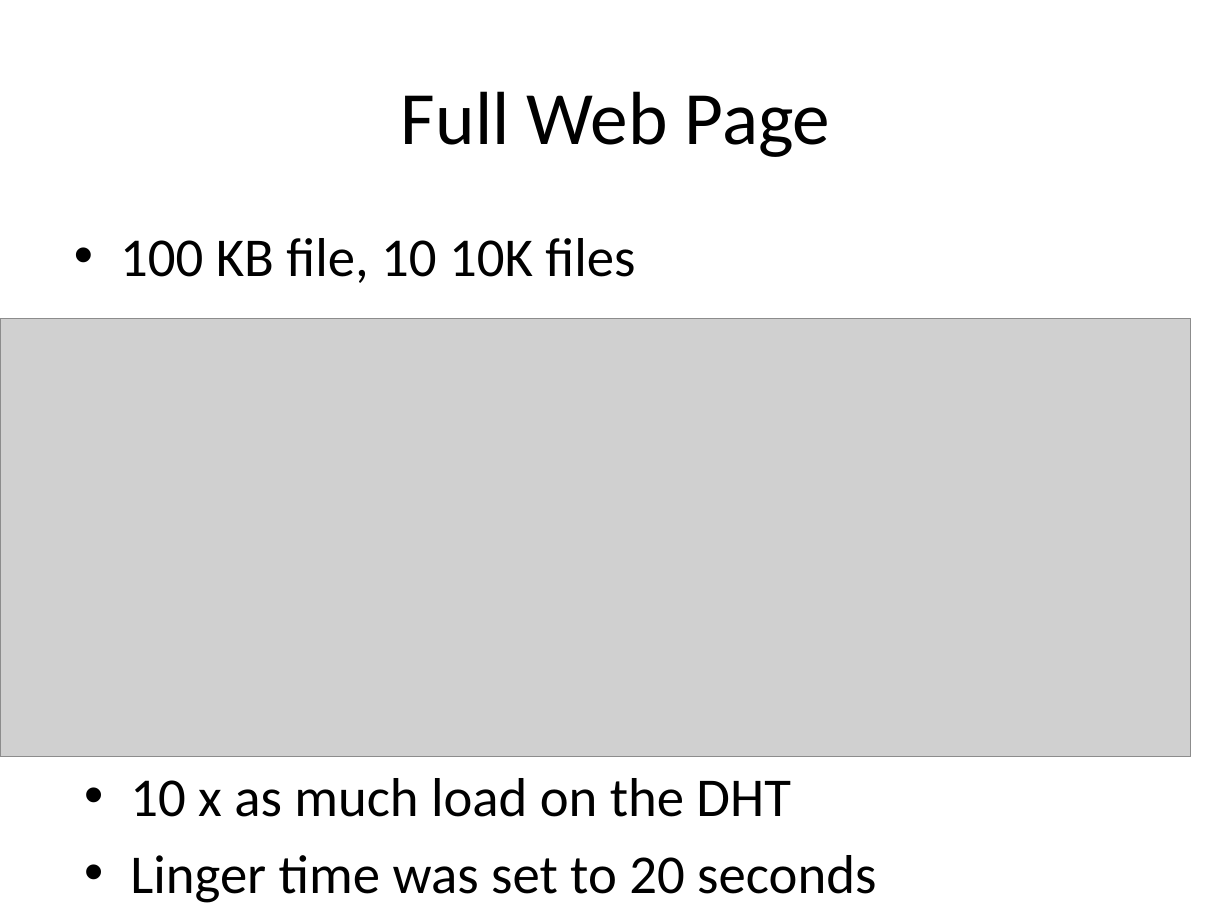
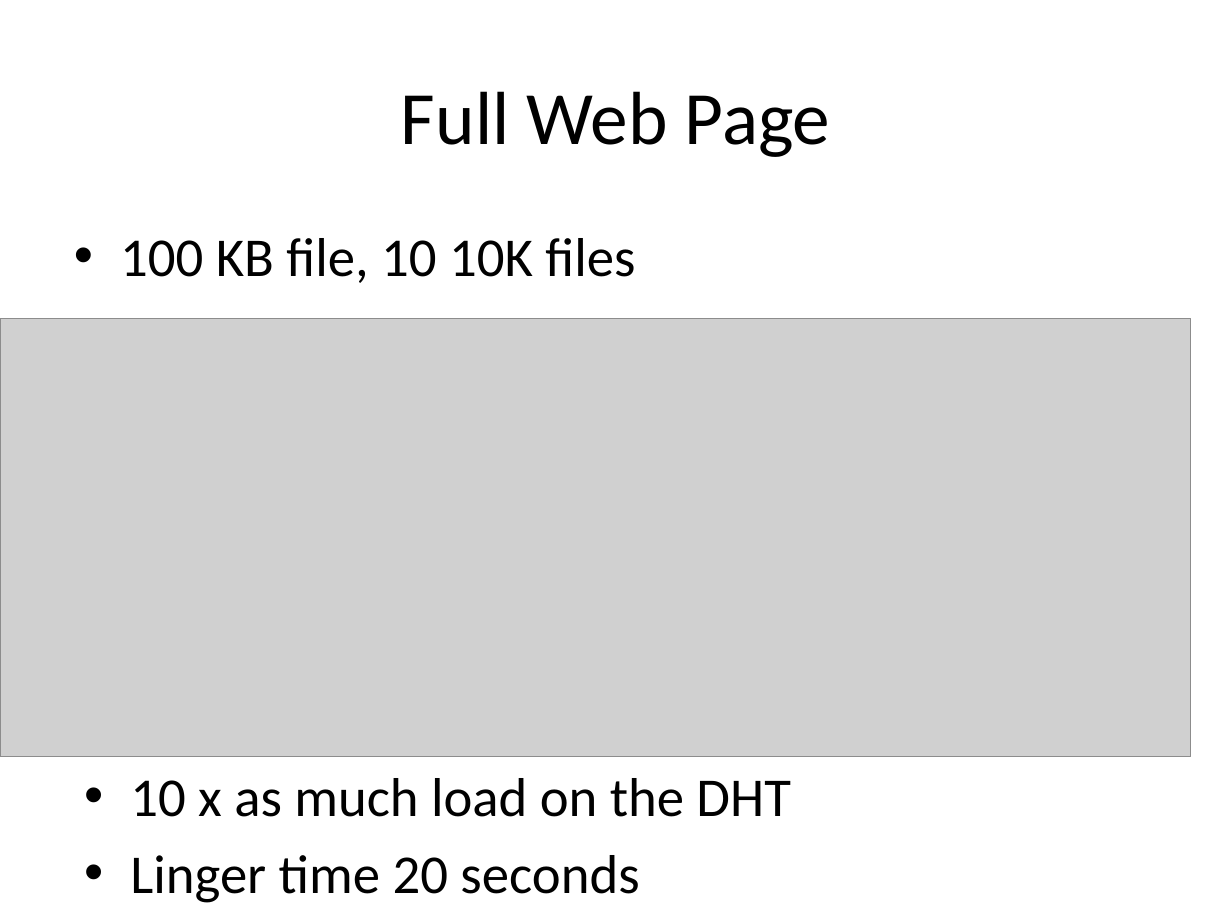
Before and after one commit to rdp/p2pwebclient, a slide deck: slide 26 of thesis_presentation/How to Make the Internet Faster.pptx (slide 25 before the commit). Drawn at 1232x924 pixels with LibreOffice and Linux fonts; fonts in the diff are those of the drawing; grey boxes stand for pictures. Boxes give left, top, right and bottom in pixels: in the first picture for what was removed or moved away, otherwise in the second. Text is boxed around its words. In the diff, an @@ line names an element or a change of style, - is before the commit and + after.

```diff
--- a/thesis_presentation/How to Make the Internet Faster.pptx
+++ b/thesis_presentation/How to Make the Internet Faster.pptx
@@ text at [130, 855, 639, 903]: text changed @@
-• Linger time was set to 20 seconds
+• Linger time 20 seconds
```
Also in this commit, not shown: 6 other slides changed, 1 slide added.
